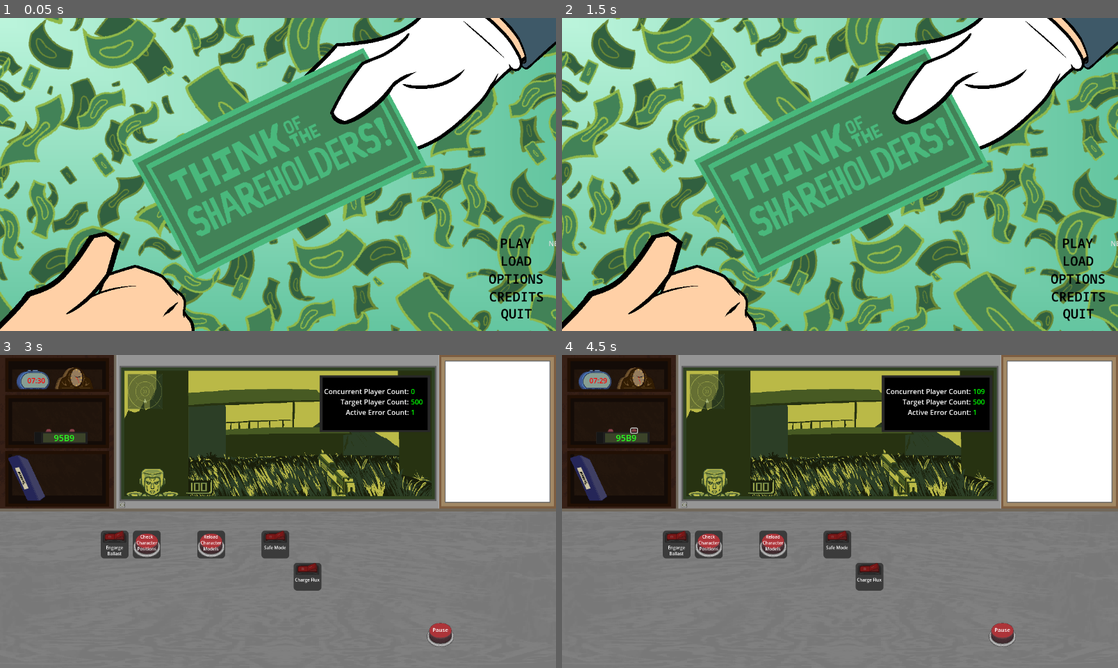
Above: before the commit, frames 1-4 (two rows, left to right).
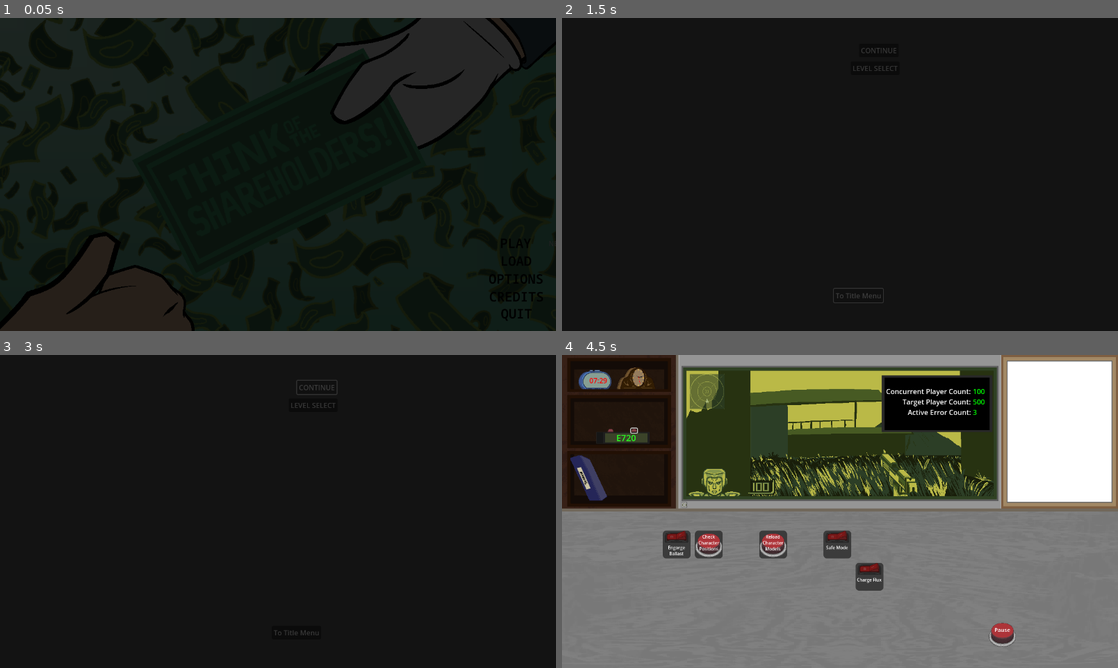
Above: after the commit, the same moments.

Repository: Carth501/team-ferret
Game: Godot game, scene res://scenes/main_menu.tscn
Same seed, same stepped clock (60 frames per second), same inputs: the game is played once before the commit and once after it. Sound files missing from this copy of the repository are replaced by a short silence.
Inputs (mouse positions are in pixels of both pictures, inside the frame that each line leads up to):
- Up to frame 1 (0.05 s): no input
- Up to frame 2 (1.5 s): click "NEW GAME" at 0.5 s; click "To Title Menu" at 1.25 s
- Up to frame 3 (3 s): click "NEW GAME" at 2 s; click "CONTINUE" at 2.75 s
- Up to frame 4 (4.5 s): click (634, 430) at 3.5 s; click (634, 430) at 4.25 s

The runs differ from the first frame. In frame 1, 98% of the frame differs, in the area x 0-100%, y 0-100%; in frame 2, 98%; in frame 3, 88%; in frame 4, less than 0.1%.
Error after the commit: Invalid access to property or key 'C_RELOAD_CHAR_MODELS' on a base object of type 'Dictionary'. (res://scripts/active_error.gd:24)

Commit message:
implement transition around scene transitions

Diff:
--- a/data/level_list.json
+++ b/data/level_list.json
@@ -74,12 +74,14 @@
 		"errors": {
 		  "scheduled": [
 			{
-			  "id": "E_EXAMPLE",
-			  "time": 2.5
-			}
-		  ],
-		  "random": [
-			"E_EXAMPLE"
+			  "id": "E_INF_LOOP",
+			  "time": 2.5
+			}
+		  ],
+		  "random": [
+			"E_INF_LOOP",
+			"E_RASTER_ERR",
+			"E_BUFF_OVF"
 		  ]
 		},
 		"init_values": {
@@ -101,12 +103,15 @@
 		"errors": {
 		  "scheduled": [
 			{
-			  "id": "E_EXAMPLE",
-			  "time": 2.5
-			}
-		  ],
-		  "random": [
-			"E_EXAMPLE"
+			  "id": "E_COLL_DET_ERR",
+			  "time": 2.5
+			}
+		  ],
+		  "random": [
+			"E_COLL_DET_ERR",
+			"E_PHYSICS_FAIL",
+			"E_SND_PLAY_ISSUE",
+			"E_OUT_OF_BOUNDS"
 		  ]
 		},
 		"init_values": {
@@ -157,12 +162,15 @@
 		"errors": {
 		  "scheduled": [
 			{
-			  "id": "E_EXAMPLE",
-			  "time": 2.5
-			}
-		  ],
-		  "random": [
-			"E_EXAMPLE"
+			  "id": "E_VERTEX_BUFF_OVF",
+			  "time": 2.5
+			}
+		  ],
+		  "random": [
+			"E_VERTEX_BUFF_OVF",
+			"E_COLL_DET_ERR",
+			"E_MISS_ASSET",
+			"E_ANIM_RIG_ERR"
 		  ]
 		},
 		"init_values": {
@@ -184,12 +192,15 @@
 		"errors": {
 		  "scheduled": [
 			{
-			  "id": "E_EXAMPLE",
-			  "time": 2.5
-			}
-		  ],
-		  "random": [
-			"E_EXAMPLE"
+			  "id": "E_ANIM_RIG_ERR",
+			  "time": 2.5
+			}
+		  ],
+		  "random": [
+			"E_ANIM_RIG_ERR",
+			"E_RASTER_ERR",
+			"E_AI_PATH_ERR",
+			"E_RES_MISMATCH"
 		  ]
 		},
 		"init_values": {
@@ -211,12 +222,15 @@
 		"errors": {
 		  "scheduled": [
 			{
-			  "id": "E_EXAMPLE",
-			  "time": 2.5
-			}
-		  ],
-		  "random": [
-			"E_EXAMPLE"
+			  "id": "E_PATH_LOOP",
+			  "time": 2.5
+			}
+		  ],
+		  "random": [
+			"E_PATH_LOOP",
+			"E_RES_MISMATCH",
+			"E_SYNC_ERR",
+			"E_ANIM_RIG_ERR"
 		  ]
 		},
 		"init_values": {
@@ -238,12 +252,12 @@
 		"errors": {
 		  "scheduled": [
 			{
-			  "id": "E_EXAMPLE",
-			  "time": 2.5
-			}
-		  ],
-		  "random": [
-			"E_EXAMPLE"
+			  "id": "E_CRIT_FAIL",
+			  "time": 2.5
+			}
+		  ],
+		  "random": [
+			"E_CRIT_FAIL"
 		  ]
 		},
 		"init_values": {
@@ -265,12 +279,12 @@
 		"errors": {
 		  "scheduled": [
 			{
-			  "id": "E_EXAMPLE",
-			  "time": 2.5
-			}
-		  ],
-		  "random": [
-			"E_EXAMPLE"
+			  "id": "E_CRIT_FAIL",
+			  "time": 2.5
+			}
+		  ],
+		  "random": [
+			"E_CRIT_FAIL"
 		  ]
 		},
 		"init_values": {
@@ -292,12 +306,12 @@
 		"errors": {
 		  "scheduled": [
 			{
-			  "id": "E_EXAMPLE",
-			  "time": 2.5
-			}
-		  ],
-		  "random": [
-			"E_EXAMPLE"
+			  "id": "E_CRIT_FAIL",
+			  "time": 2.5
+			}
+		  ],
+		  "random": [
+			"E_CRIT_FAIL"
 		  ]
 		},
 		"init_values": {
@@ -319,12 +333,12 @@
 		"errors": {
 		  "scheduled": [
 			{
-			  "id": "E_EXAMPLE",
-			  "time": 2.5
-			}
-		  ],
-		  "random": [
-			"E_EXAMPLE"
+			  "id": "E_CRIT_FAIL",
+			  "time": 2.5
+			}
+		  ],
+		  "random": [
+			"E_CRIT_FAIL"
 		  ]
 		},
 		"init_values": {
@@ -346,12 +360,12 @@
 		"errors": {
 		  "scheduled": [
 			{
-			  "id": "E_EXAMPLE",
-			  "time": 2.5
-			}
-		  ],
-		  "random": [
-			"E_EXAMPLE"
+			  "id": "E_CRIT_FAIL",
+			  "time": 2.5
+			}
+		  ],
+		  "random": [
+			"E_CRIT_FAIL"
 		  ]
 		},
 		"init_values": {
@@ -373,12 +387,12 @@
 		"errors": {
 		  "scheduled": [
 			{
-			  "id": "E_EXAMPLE",
-			  "time": 2.5
-			}
-		  ],
-		  "random": [
-			"E_EXAMPLE"
+			  "id": "E_CRIT_FAIL",
+			  "time": 2.5
+			}
+		  ],
+		  "random": [
+			"E_CRIT_FAIL"
 		  ]
 		},
 		"init_values": {
@@ -400,12 +414,12 @@
 		"errors": {
 		  "scheduled": [
 			{
-			  "id": "E_EXAMPLE",
-			  "time": 2.5
-			}
-		  ],
-		  "random": [
-			"E_EXAMPLE"
+			  "id": "E_CRIT_FAIL",
+			  "time": 2.5
+			}
+		  ],
+		  "random": [
+			"E_CRIT_FAIL"
 		  ]
 		},
 		"init_values": {
@@ -427,12 +441,12 @@
 		"errors": {
 		  "scheduled": [
 			{
-			  "id": "E_EXAMPLE",
-			  "time": 2.5
-			}
-		  ],
-		  "random": [
-			"E_EXAMPLE"
+			  "id": "E_CRIT_FAIL",
+			  "time": 2.5
+			}
+		  ],
+		  "random": [
+			"E_CRIT_FAIL"
 		  ]
 		},
 		"init_values": {
@@ -454,12 +468,12 @@
 		"errors": {
 		  "scheduled": [
 			{
-			  "id": "E_EXAMPLE",
-			  "time": 2.5
-			}
-		  ],
-		  "random": [
-			"E_EXAMPLE"
+			  "id": "E_CRIT_FAIL",
+			  "time": 2.5
+			}
+		  ],
+		  "random": [
+			"E_CRIT_FAIL"
 		  ]
 		},
 		"init_values": {
@@ -481,12 +495,12 @@
 		"errors": {
 		  "scheduled": [
 			{
-			  "id": "E_EXAMPLE",
-			  "time": 2.5
-			}
-		  ],
-		  "random": [
-			"E_EXAMPLE"
+			  "id": "E_CRIT_FAIL",
+			  "time": 2.5
+			}
+		  ],
+		  "random": [
+			"E_CRIT_FAIL"
 		  ]
 		},
 		"init_values": {
@@ -508,12 +522,12 @@
 		"errors": {
 		  "scheduled": [
 			{
-			  "id": "E_EXAMPLE",
-			  "time": 2.5
-			}
-		  ],
-		  "random": [
-			"E_EXAMPLE"
+			  "id": "E_CRIT_FAIL",
+			  "time": 2.5
+			}
+		  ],
+		  "random": [
+			"E_CRIT_FAIL"
 		  ]
 		},
 		"init_values": {
@@ -535,12 +549,12 @@
 		"errors": {
 		  "scheduled": [
 			{
-			  "id": "E_EXAMPLE",
-			  "time": 2.5
-			}
-		  ],
-		  "random": [
-			"E_EXAMPLE"
+			  "id": "E_CRIT_FAIL",
+			  "time": 2.5
+			}
+		  ],
+		  "random": [
+			"E_CRIT_FAIL"
 		  ]
 		},
 		"init_values": {
--- a/project.godot
+++ b/project.godot
@@ -22,6 +22,7 @@
 save_handler_single="*res://scripts/singletons/save_handler.gd"
 click="*res://scenes/singletons/audio_stream_players/click.tscn"
 audio_continuity_single="*res://scripts/singletons/audio_continuity.gd"
+transition_screen_single="*res://scenes/transition_screen.tscn"
 
 [display]
 
--- a/scenes/transition_screen.tscn
+++ b/scenes/transition_screen.tscn
@@ -1,21 +1,6 @@
 [gd_scene load_steps=6 format=3 uid="uid://ces2g2veq522"]
 
 [ext_resource type="Script" path="res://scripts/transition_scene.gd" id="1_c28m4"]
-
-[sub_resource type="Animation" id="Animation_coat1"]
-resource_name = "fade_to_normal"
-tracks/0/type = "value"
-tracks/0/imported = false
-tracks/0/enabled = true
-tracks/0/path = NodePath("ColorRect:color")
-tracks/0/interp = 1
-tracks/0/loop_wrap = true
-tracks/0/keys = {
-"times": PackedFloat32Array(0, 1),
-"transitions": PackedFloat32Array(1, 1),
-"update": 0,
-"values": [Color(0, 0, 0, 1), Color(0, 0, 0, 0)]
-}
 
 [sub_resource type="Animation" id="Animation_7254g"]
 length = 0.001
@@ -47,6 +32,21 @@
 "values": [Color(0, 0, 0, 0), Color(0, 0, 0, 1)]
 }
 
+[sub_resource type="Animation" id="Animation_coat1"]
+resource_name = "fade_to_normal"
+tracks/0/type = "value"
+tracks/0/imported = false
+tracks/0/enabled = true
+tracks/0/path = NodePath("ColorRect:color")
+tracks/0/interp = 1
+tracks/0/loop_wrap = true
+tracks/0/keys = {
+"times": PackedFloat32Array(0, 1),
+"transitions": PackedFloat32Array(1, 1),
+"update": 0,
+"values": [Color(0, 0, 0, 1), Color(0, 0, 0, 0)]
+}
+
 [sub_resource type="AnimationLibrary" id="AnimationLibrary_i70jd"]
 _data = {
 "RESET": SubResource("Animation_7254g"),
@@ -63,11 +63,13 @@
 anchor_bottom = 1.0
 grow_horizontal = 2
 grow_vertical = 2
+mouse_filter = 2
 color = Color(0, 0, 0, 1)
 
 [node name="AnimationPlayer" type="AnimationPlayer" parent="."]
 libraries = {
 "": SubResource("AnimationLibrary_i70jd")
 }
+speed_scale = 4.505
 
 [connection signal="animation_finished" from="AnimationPlayer" to="." method="_on_animation_player_animation_finished"]
--- a/scripts/active_error.gd
+++ b/scripts/active_error.gd
@@ -18,6 +18,9 @@
 	cubicle_reference = cubicle_instance
 	resolved_error.connect(cubicle_instance.announce_error_resolved)
 	for module in pattern:
+		var module_ready = cubicle_instance.module_obj_dic.has(module.id)
+		if(!module_ready):
+			await cubicle_reference.module_ready
 		var module_instance = cubicle_instance.module_obj_dic[module.id]
 		module_instance.trigger.connect(pattern_step)
 		module_instances[module.id] = module_instance
--- a/scripts/cubicle.gd
+++ b/scripts/cubicle.gd
@@ -3,6 +3,7 @@
 signal diagetic_error_report(new_error)
 signal diagetic_error_resolved(error_id)
 signal module_triggered(module_id: String)
+signal module_ready(module_id: String)
 
 @export var control_panel: Control
 @export var timer_corral: Node
@@ -91,8 +92,11 @@
 	var error_id_schedule = level.gameplay.errors.scheduled
 	for error in error_id_schedule:
 		var error_item = data.dereference_error_id(error.id)
-		error_item["time"] = error.time
-		error_schedule.append(error_item)
+		if(error_item.has("time")):
+			error_item["time"] = error.time
+			error_schedule.append(error_item)
+		else:
+			error_factory_controller.create_error_node(error_item)
 
 func get_error_catalogue(level):
 	if(!level.gameplay.has("errors")):
@@ -100,6 +104,8 @@
 	var error_id_list = level.gameplay.errors.random
 	for error in error_id_list:
 		var dereferenced = data.dereference_error_id(error)
+		if(dereferenced == null):
+			push_error(str("dereference_error_id did not find ", error))
 		error_catalogue.append(dereferenced)
 
 func create_module_id_list():
@@ -148,6 +154,7 @@
 	new_module.set_anchors_preset(Control.PRESET_CENTER, false)
 	new_module.position = Vector2(x_pos, y_pos)
 	module_obj_dic[params.id] = new_module
+	module_ready.emit(params.id)
 
 func dereference_module_id(id: String):
 	for module_def in data.control_data:
@@ -202,7 +209,7 @@
 
 func end_level():
 	var save_handler = get_node("/root/save_handler_single")
-	save_handler.go_to_game_menu()
+	save_handler.shift_to_game_menu()
 
 func complete_level():
 	var save_handler = get_node("/root/save_handler_single")
--- a/scripts/end_day.gd
+++ b/scripts/end_day.gd
@@ -46,5 +46,8 @@
 	current_money.text = str("[right]",money)
 
 func return_to_menu():
-	var tree = get_tree()
-	tree.change_scene_to_file("res://scenes/game_menu.tscn")
+	transition_screen_single.transitioned.connect(go_to_game_menu)
+	transition_screen_single.transition()
+
+func go_to_game_menu():
+	get_tree().change_scene_to_file("res://scenes/game_menu.tscn")
--- a/scripts/game_menu.gd
+++ b/scripts/game_menu.gd
@@ -27,4 +27,4 @@
 
 func jump_to_title():
 	var save_handler = get_node("/root/save_handler_single")
-	save_handler.exit_to_title()
+	save_handler.shift_to_title()
--- a/scripts/singletons/level_loader.gd
+++ b/scripts/singletons/level_loader.gd
@@ -5,10 +5,8 @@
 
 func load_level(id: String):
 	next_level_id = id
-	var tree = get_tree()
-	var error = tree.change_scene_to_file("res://scenes/cubicle.tscn")
-	if(error != OK):
-		push_error(str("level_loader ", error))
+	transition_screen_single.transitioned.connect(go_to_cubicle)
+	transition_screen_single.transition()
 
 func load_continue():
 	load_level("L_RING-1")
@@ -19,3 +17,9 @@
 		cubicle_instance.load_level(next_level_id)
 	else:
 		cubicle_instance.load_level()
+
+func go_to_cubicle():
+	var tree = get_tree()
+	var error = tree.change_scene_to_file("res://scenes/cubicle.tscn")
+	if(error != OK):
+		push_error(str("level_loader ", error))
--- a/scripts/singletons/save_handler.gd
+++ b/scripts/singletons/save_handler.gd
@@ -72,10 +72,15 @@
 
 func load_game(save: Variant):
 	active_save = save
-	go_to_game_menu()
+	shift_to_game_menu()
 
-func exit_to_title():
-	get_tree().change_scene_to_file("res://scenes/main_menu.tscn")
+func shift_to_game_menu():
+	transition_screen_single.transitioned.connect(go_to_game_menu)
+	transition_screen_single.transition()
+
+func shift_to_title():
+	transition_screen_single.transitioned.connect(go_to_main_menu)
+	transition_screen_single.transition()
 
 func level_complete(level_id: String):
 	if(!active_save.has("complete_levels")):
@@ -84,8 +89,17 @@
 	if(!complete_levels.has(level_id)):
 		complete_levels.append(level_id)
 		write_save(active_save)
-	go_to_game_menu()
+	print("load game")
+	transition_screen_single.transitioned.connect(go_to_game_menu)
+	transition_screen_single.transition()
 
 func go_to_game_menu():
-	var tree = get_tree()
-	tree.change_scene_to_file("res://scenes/game_menu.tscn")
+	change_to("res://scenes/game_menu.tscn")
+	transition_screen_single.transitioned.disconnect(go_to_game_menu)
+
+func go_to_main_menu():
+	change_to("res://scenes/main_menu.tscn")
+	transition_screen_single.transitioned.disconnect(go_to_main_menu)
+
+func change_to(path: String):
+	get_tree().change_scene_to_file(path)
--- a/scripts/transition_scene.gd
+++ b/scripts/transition_scene.gd
@@ -1,6 +1,10 @@
 extends CanvasLayer
 
 signal transitioned
+signal normality_restored
+
+func _ready():
+	$AnimationPlayer.play("fade_to_normal")
 
 func transition():
 	$AnimationPlayer.play("fade_to_black")
@@ -9,3 +13,5 @@
 	if(anim_name == "fade_to_black"):
 		emit_signal("transitioned")
 		$AnimationPlayer.play("fade_to_normal")
+	else:
+		normality_restored.emit()
Not shown: 1 places in scenes/cubicle.tscn that only renumber resources
Not shown: 1 places in scenes/manual.tscn that only renumber resources
